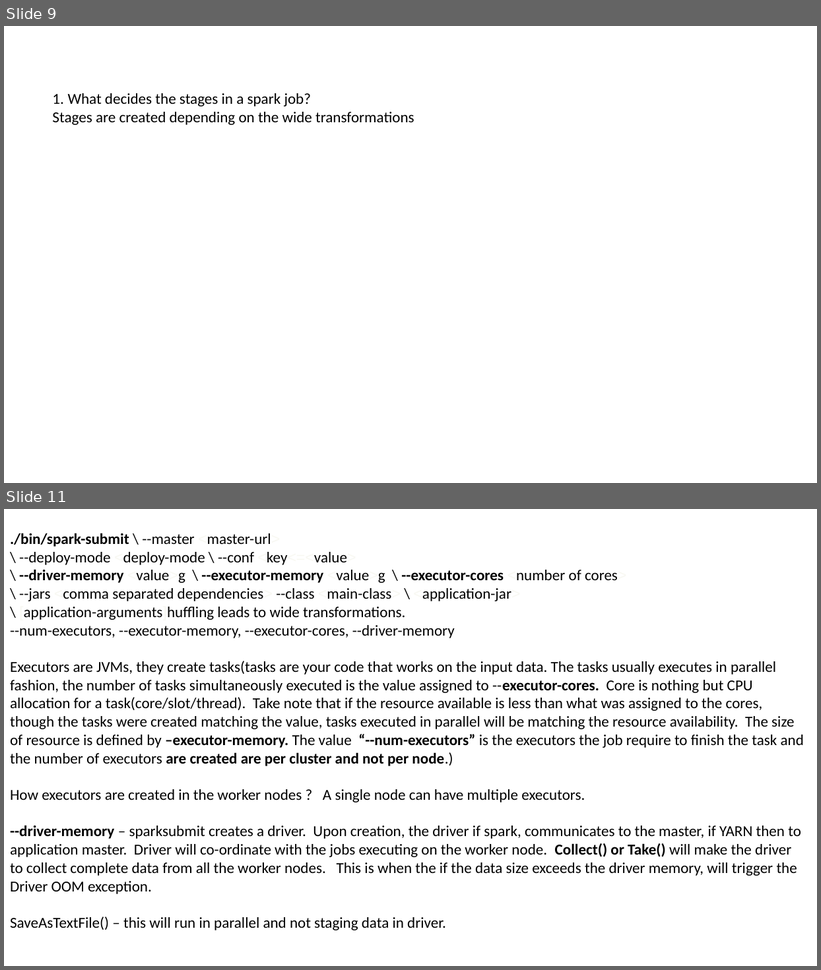
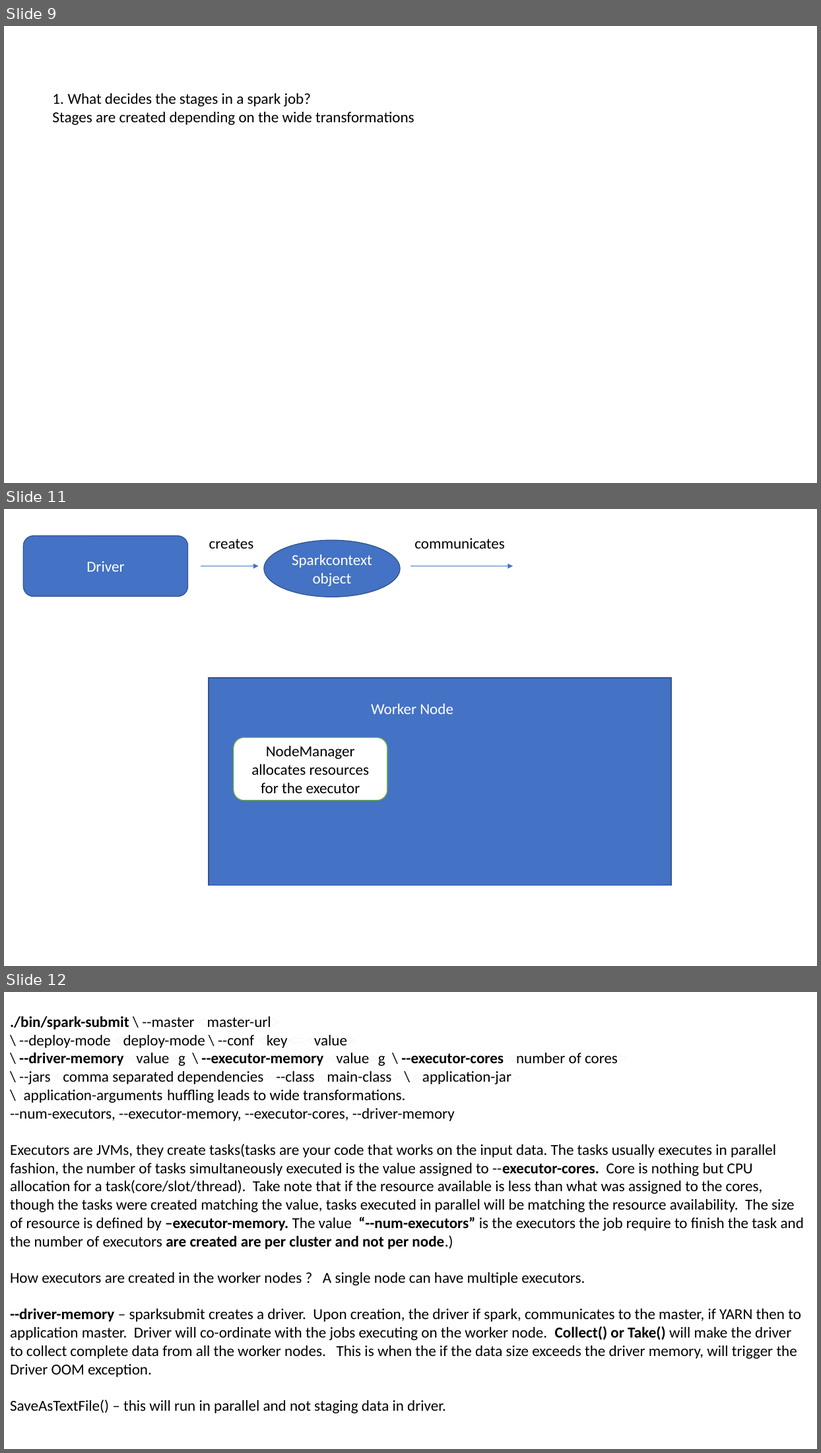
Before and after one commit to samRddhimat/onlinefiles, a slide deck: Spark Memory Tips.pptx. Shown one above the other, each under a label of ours: slides 9 and 11 before the commit, slides 9, 11 and 12 after it; the slides between them are not shown. The pictures are 821x970 and 821x1453 pixels, drawn with LibreOffice and Linux fonts; fonts in the diff are those of the drawing. Boxes give left, top, right and bottom in pixels: in the first picture for what was removed or moved away, otherwise in the second. Text is boxed around its words. In the diff, an @@ line names an element or a change of style, - is before the commit and + after.

Commit message:
updated spark tips

```diff
--- a/Spark Memory Tips.pptx
+++ b/Spark Memory Tips.pptx
@@ slide 11 added at (4, 509, 817, 966), background #FFFFFF @@
@@ rounded rectangle added at (24, 536, 188, 596), fill #4472C4, outline #325491 1 pt, 18 pt, text #FFFFFF @@
+Driver
@@ text added at (209, 539, 254, 549), 18 pt, text #000000 @@
+creates
@@ ellipse added at (264, 540, 400, 597), fill #4472C4, outline #325491 1 pt, 18 pt, text #FFFFFF @@
+Sparkcontext object
@@ text added at (415, 538, 505, 549), 18 pt, text #000000 @@
+communicates
@@ arrow added from (201, 566) to (258, 566), #4472C4 0.5 pt @@
@@ arrow added from (411, 566) to (513, 566), #4472C4 0.5 pt @@
@@ rectangle added at (209, 678, 672, 885), fill #4472C4, outline #325491 1 pt @@
@@ text added at (371, 704, 453, 714), 18 pt, text #FFFFFF @@
+Worker Node
@@ rounded rectangle added at (234, 738, 387, 801), fill #FFFFFF, outline #70AD47 1 pt, 18 pt, text #000000 @@
+NodeManager allocates resources for the executor
@@ what was slide 11 is now slide 12 @@
```
Also in this commit, not shown: 3 slides changed.
